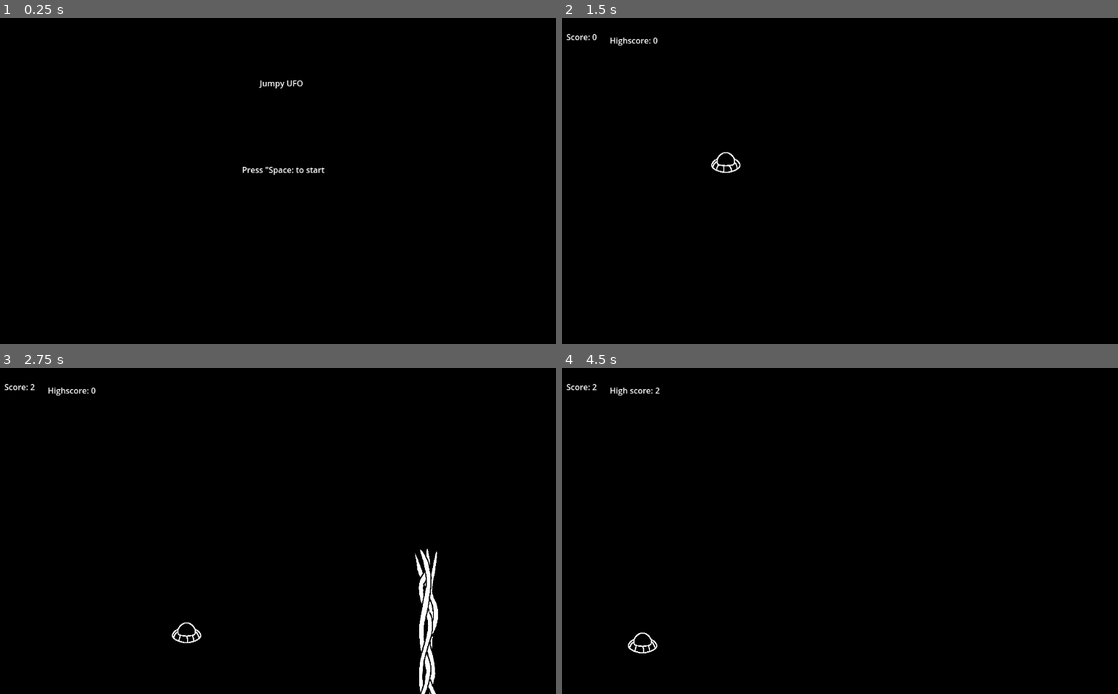
Above: before the commit, frames 1-4 (two rows, left to right).
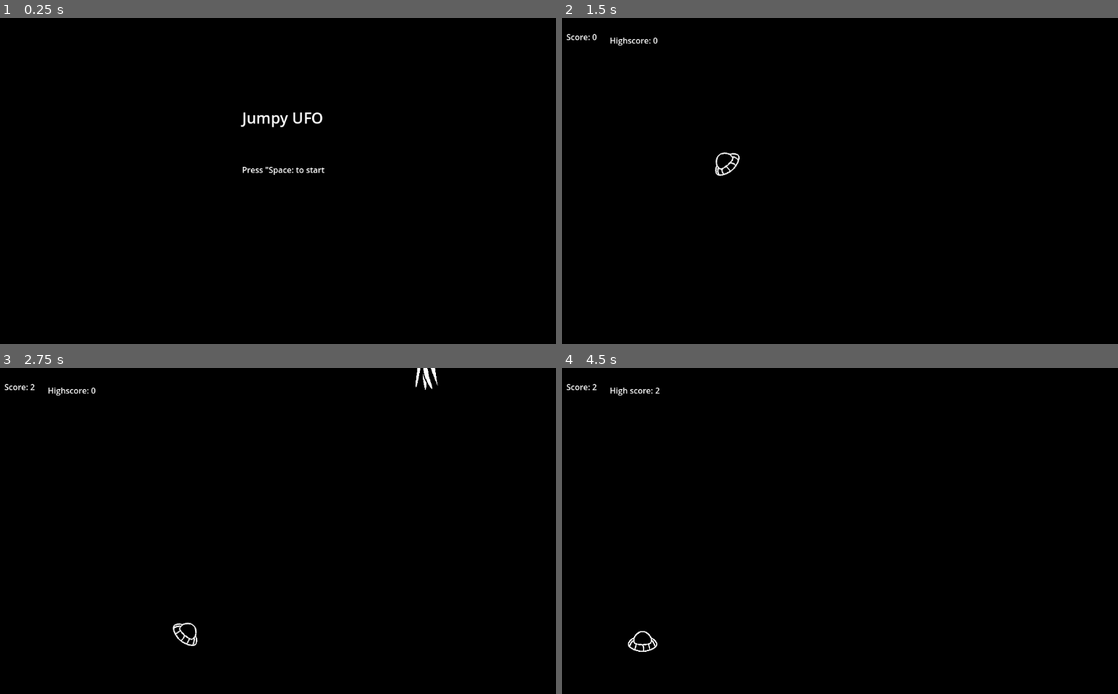
Above: after the commit, the same moments.

Repository: ondhan/jumpy-ufo
Game: Godot game, scene res://scenes/game_scene.tscn
The game is run twice, just before and just after one commit, with the same random seed, the same clock (stepped at 60 frames per second) and the same inputs.
Inputs:
- Up to frame 1 (0.25 s): no input
- Up to frame 2 (1.5 s): tap Space (jump) at 0.5, 0.77 s; hold D (move_right) 0.53-1.28 s; hold A (move_left) from 1.28 s (still down)
- Up to frame 3 (2.75 s): tap Space (jump) at 1.52 s; release A (move_left) at 2.03 s; hold D (move_right) from 2.03 s (still down)
- Up to frame 4 (4.5 s): tap Space (jump) at 3.02 s; release D (move_right) at 3.5 s; click "Retry" at 3.5 s; click "Retry" at 4.25 s

The runs differ from the first frame. In frame 1, 0.3% of the frame differs, in the area x 43-58%, y 19-34%; in frame 2, 0.2%; in frame 3, 1.3%, in the area x 30-79%, y 0-100%; in frame 4, 0.2%.

Commit message:
Update 7 - various improvements
- implemented rudimentary (sharp) rotation on player when moving left or right
- improved obstacle generation (spawner now rolls between 1, 2, and 3 and spawns various configurations of the base obstacle)
- game over screen now informs player if a new highscore was reached

Diff:
--- a/scenes/game_scene.gd
+++ b/scenes/game_scene.gd
@@ -13,7 +13,6 @@
 
 # Called when the node enters the scene tree for the first time.
 func _ready() -> void:
-	#timer_1.wait_time = 3.0 # obstacle 1 timing
 	load_game()
 	$ScoreLabel.text = str("Score: ", score)
 	$HighScoreLabel.text = str("Highscore: ", highscore)
@@ -41,6 +40,40 @@
 	add_child(obstacle)
 
 
+func spawn_obstacle_2():
+	var rand = RandomNumberGenerator.new()
+	var obstacle_scene = load("res://scenes/obstacle.tscn")
+	var obstacle = obstacle_scene.instantiate()
+	obstacle.rotate(deg_to_rad(180))
+	var x = 1250 # x coordinate is set outside of the screen
+	rand.randomize()
+	var y = rand.randf_range(200, -150) # y coordinate is randomized
+	obstacle.position.x = x
+	obstacle.position.y = y
+	add_child(obstacle)
+
+
+func spawn_obstacle_3():
+	var rand = RandomNumberGenerator.new()
+	var obstacle_scene = load("res://scenes/obstacle.tscn")
+	var obstacle1 = obstacle_scene.instantiate()
+	var obstacle2 = obstacle_scene.instantiate()
+	obstacle2.rotate(deg_to_rad(180))
+	var x = 1250 # x coordinate is set outside of the screen
+
+	rand.randomize()
+	var y = rand.randf_range(800, 450) # y coordinate is randomized
+	obstacle1.position.x = x
+	obstacle1.position.y = y
+	add_child(obstacle1)
+
+	rand.randomize()
+	var y2 = rand.randf_range(y-500, -150) # y coordinate is randomized
+	obstacle2.position.x = x
+	obstacle2.position.y = y2
+	add_child(obstacle2)
+
+
 # pauses the game
 func pause_game():
 	get_tree().paused = true
@@ -52,6 +85,7 @@
 	if score > highscore:
 		highscore = score
 		$HighScoreLabel.text = str("High score: ", highscore)
+		$GameOverScreen/HighscoreLabel.show()
 		save_game(highscore)
 	get_tree().paused = true
 	get_node("GameOverScreen").show()
@@ -60,6 +94,7 @@
 # resets the game to the initial state
 func reset_game():
 	score = 0
+	$GameOverScreen/HighscoreLabel.hide()
 	get_node("Player").position = Vector2(200, 300) # resets player position
 	for obstacle in get_tree().get_nodes_in_group("obstacles"): # deletes all summoned obstacles
 		obstacle.remove_from_group("obstacles")
@@ -68,7 +103,19 @@
 
 # timer spawning obstacle 1
 func _on_obstacle_1_timer_timeout() -> void:
-	spawn_obstacle_1()
+	var rand = RandomNumberGenerator.new()
+	rand.randomize()
+	var obstacle_num = rand.randi_range(1, 3)
+	if obstacle_num == 1:
+		spawn_obstacle_1()
+	elif obstacle_num == 2:
+		spawn_obstacle_2()
+	elif obstacle_num == 3:
+		spawn_obstacle_3()
+
+	rand.randomize()
+	var new_timer = rand.randf_range(0.5, 1.5)
+	timer_1.wait_time = new_timer # obstacle 1 timing
 
 
 # calls game over when player leaves the screen
--- a/scenes/game_scene.tscn
+++ b/scenes/game_scene.tscn
@@ -125,10 +125,11 @@
 color = Color(0, 0, 0, 1)
 
 [node name="Label" type="Label" parent="StartScreen"]
-offset_left = 555.0
-offset_top = 118.0
-offset_right = 641.0
-offset_bottom = 141.0
+offset_left = 520.0
+offset_top = 177.0
+offset_right = 685.0
+offset_bottom = 227.0
+theme_override_font_sizes/font_size = 30
 text = "Jumpy UFO"
 
 [node name="Label2" type="Label" parent="StartScreen"]
@@ -150,12 +151,20 @@
 offset_bottom = 650.0
 color = Color(0, 0, 0, 1)
 
-[node name="Label" type="Label" parent="GameOverScreen"]
+[node name="GameOverLabel" type="Label" parent="GameOverScreen"]
 offset_left = 485.0
 offset_top = 173.0
 offset_right = 572.0
 offset_bottom = 196.0
 text = "Game Over"
+
+[node name="HighscoreLabel" type="Label" parent="GameOverScreen"]
+visible = false
+offset_left = 475.0
+offset_top = 302.0
+offset_right = 594.0
+offset_bottom = 325.0
+text = "New highscore!"
 
 [node name="RetryButton" type="Button" parent="GameOverScreen"]
 offset_left = 397.0
--- a/scenes/player.gd
+++ b/scenes/player.gd
@@ -20,8 +20,14 @@
 	else:
 		velocity.x = move_toward(velocity.x, 0, SPEED)
 
+	rotate_character(self, direction)
+
 	move_and_slide()
 
 	if get_slide_collision_count() != 0:
 		print("collision")
 		get_parent().game_over()
+
+
+func rotate_character(character, direction):
+	character.set_rotation(direction * 7)
